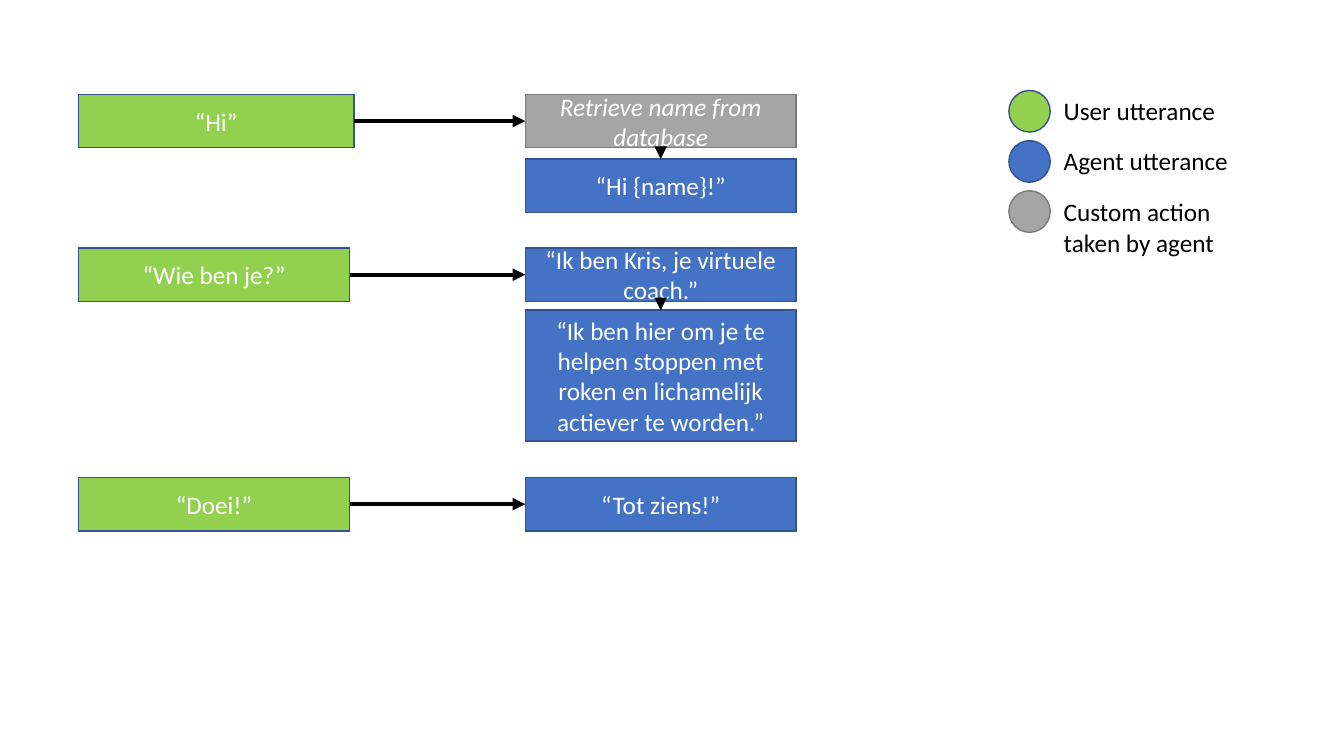
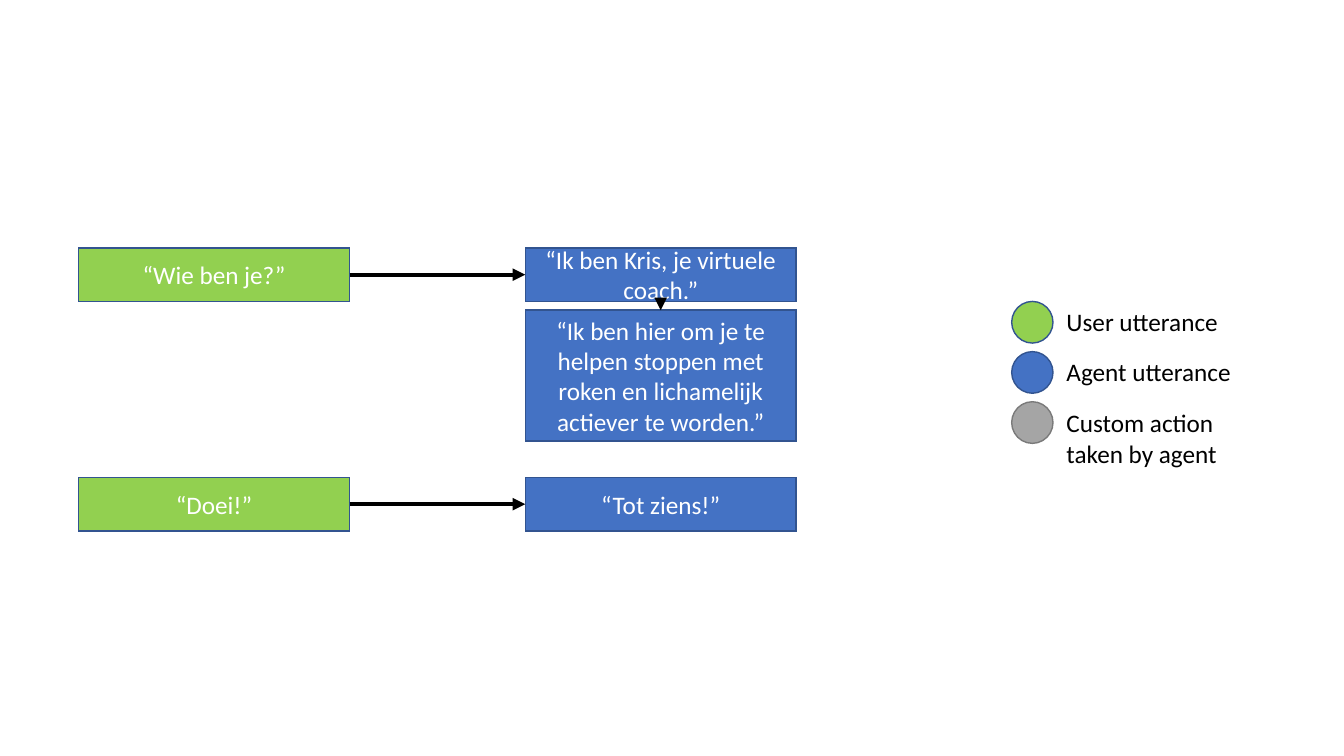
Before and after one commit to PerfectFit-project/virtual-coach-rasa, a slide deck: slide 1 of Rasa_Bot/Readme_Images/Prototype_Interaction.pptx. Drawn at 1344x756 pixels with LibreOffice and Linux fonts; fonts in the diff are those of the drawing. Boxes give left, top, right and bottom in pixels: in the first picture for what was removed or moved away, otherwise in the second. Text is boxed around its words. In the diff, an @@ line names an element or a change of style, - is before the commit and + after.

```diff
--- a/Rasa_Bot/Readme_Images/Prototype_Interaction.pptx
+++ b/Rasa_Bot/Readme_Images/Prototype_Interaction.pptx
@@ rectangle removed at (79,95,354,148) @@
-“Hi”
@@ rectangle removed at (525,95,797,148) @@
-Retrieve name from database
@@ arrow removed from (354, 121) to (525, 121) @@
@@ arrow removed from (661, 148) to (661, 159) @@
@@ rectangle removed at (525,159,797,213) @@
-“Hi {name}!”
@@ 3 texts, 3 ellipses: place and size @@
-3 texts, 3 ellipses at (1009,91,1228,257)
+3 texts, 3 ellipses at (1012,301,1230,468)
```
Also in this commit, not shown: 1 slide added, 5 other files.
